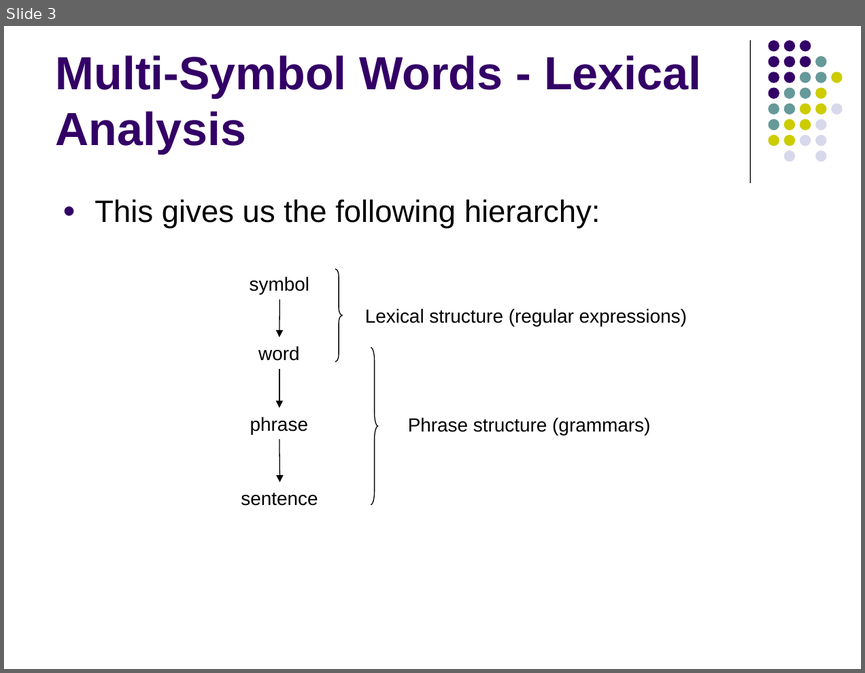
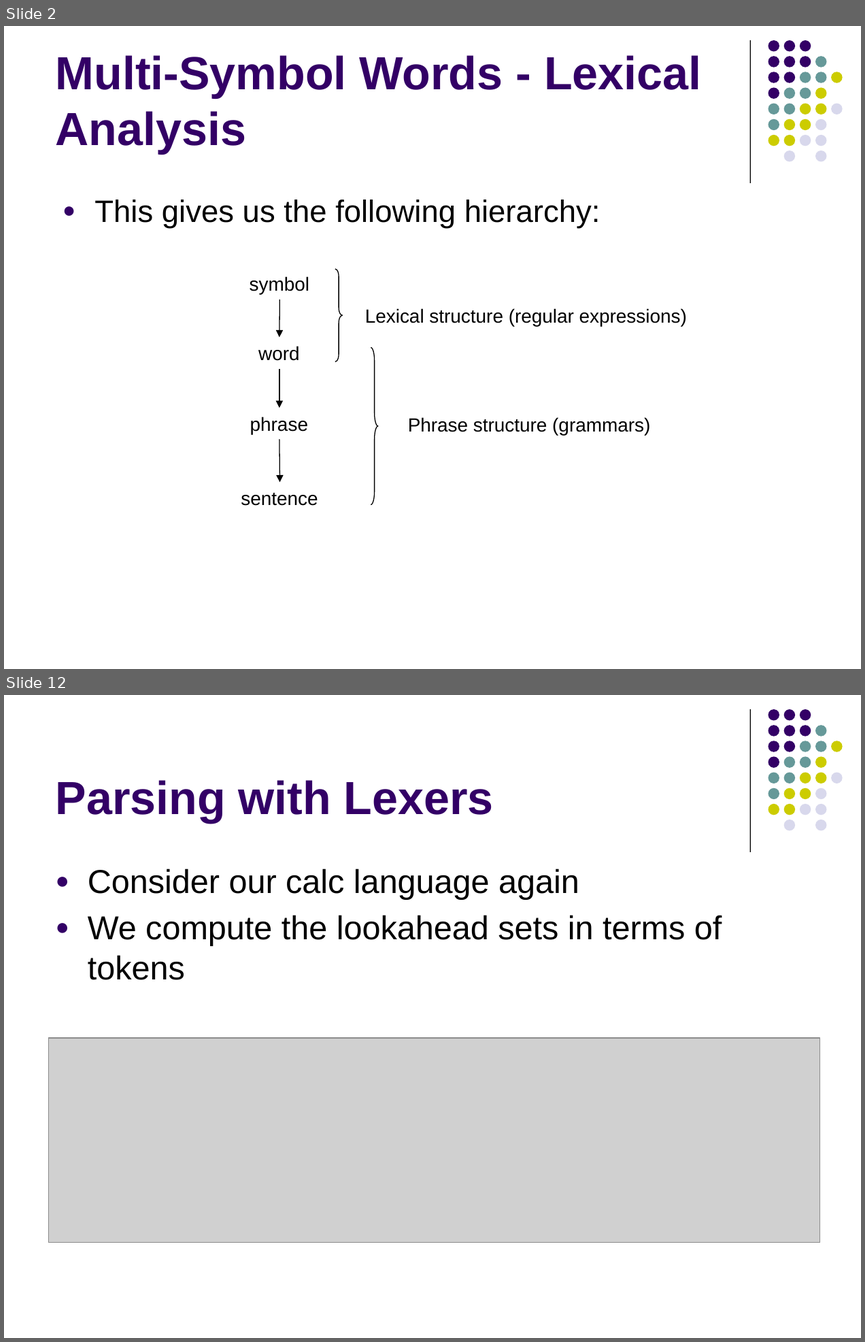
Before and after one commit to lutzhamel/CSC402, a slide deck: notes/csc402-ln004.pptx. Shown one above the other, each under a label of ours: slide 3 before the commit, slides 2 and 12 after it; the slides between them are not shown. The pictures are 865x673 and 865x1342 pixels, drawn with LibreOffice and Linux fonts; fonts in the diff are those of the drawing; grey boxes stand for pictures. Boxes give left, top, right and bottom in pixels: in the first picture for what was removed or moved away, otherwise in the second. Text is boxed around its words. In the diff, an @@ line names an element or a change of style, - is before the commit and + after.

```diff
--- a/notes/csc402-ln004.pptx
+++ b/notes/csc402-ln004.pptx
@@ slide 12 added at [4, 695, 861, 1338], background #FFFFFF; not listed: 32 template elements that a slide beside it also shows @@
@@ title added at [56, 780, 494, 823], 39 pt, text #330066, bold @@
+Parsing with Lexers
@@ text added at [88, 868, 721, 980], 27.8 pt, text #000000 @@
+● Consider our calc language again
+● We compute the lookahead sets in terms of tokens
@@ picture added at [49, 1038, 820, 1242] @@
@@ what was slide 3 is now slide 2 @@
```
Also in this commit, not shown: 3 slides changed, 11 other slides added, 31 slides removed, 2 other files.
